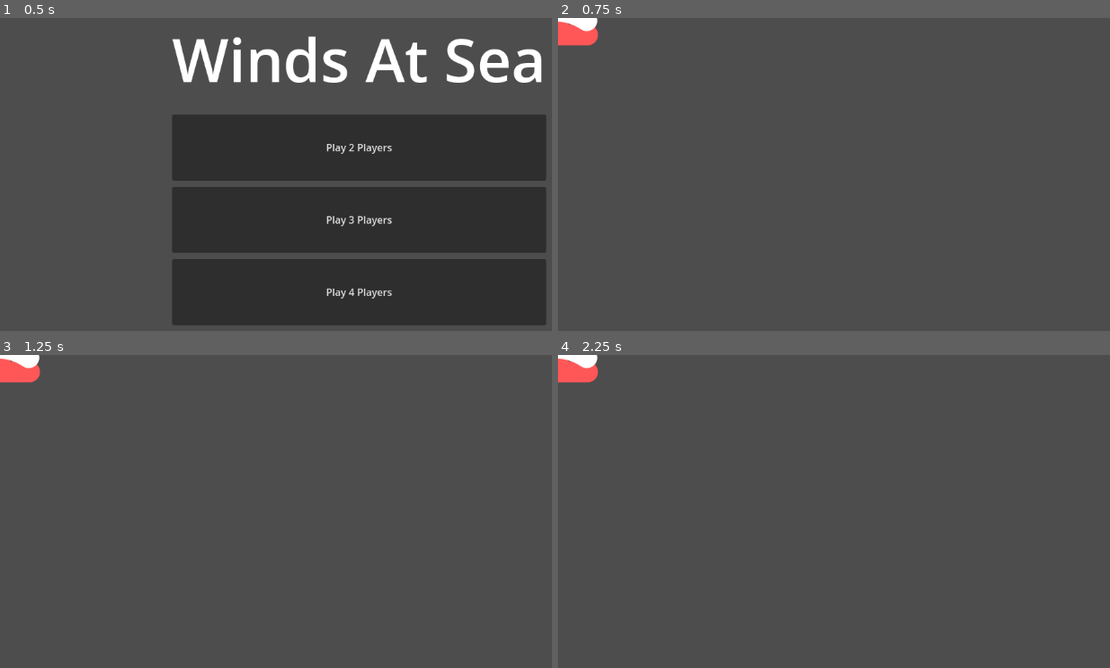
Above: before the commit, frames 1-4 (two rows, left to right).
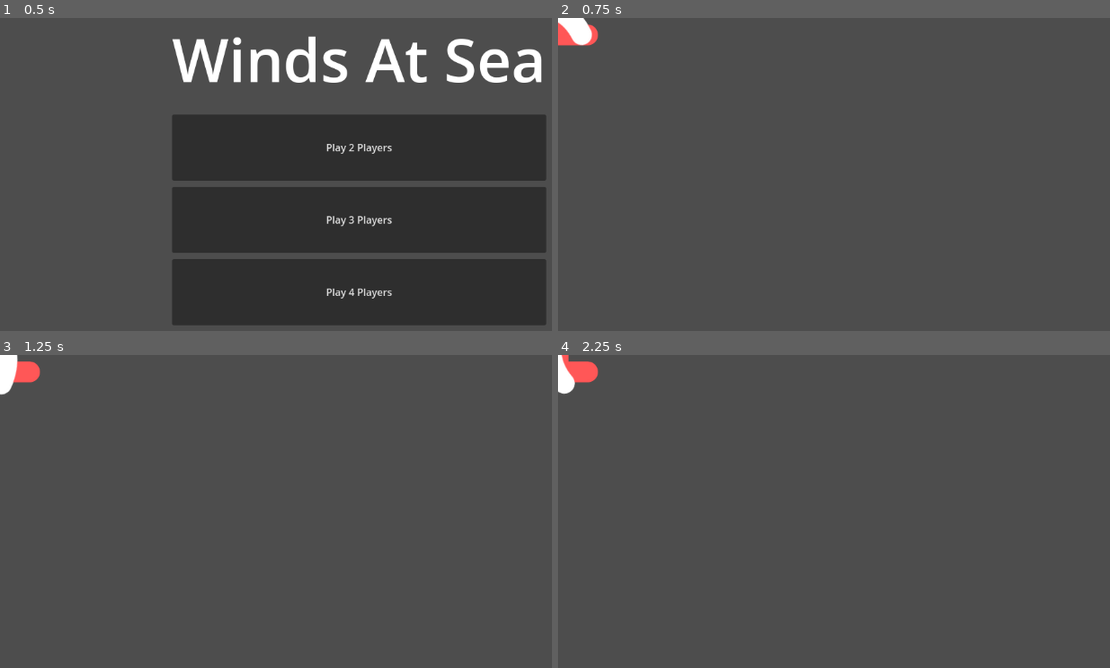
Above: after the commit, the same moments.

Repository: snuggyizme/WindsAtSea
Game: Godot game, scene res://Scenes/menu_wip.tscn
The game is run twice, just before and just after one commit, with the same random seed, the same clock (stepped at 60 frames per second) and the same inputs. The project has no main scene, so this scene is started directly.
Inputs:
- Up to frame 1 (0.5 s): no input
- Up to frame 2 (0.75 s): click "Play 2 Players" at 0.5 s
- Up to frame 3 (1.25 s): no input
- Up to frame 4 (2.25 s): tap Enter at 2 s

Frame 1 is identical in both runs. In frame 2, 0.3% of the frame differs, in the area x 0-8%, y 0-9%; in frame 3, 0.4%; in frame 4, 0.4%, in the area x 0-8%, y 0-13%.

Commit message:
20/12/25 : Sail Turning + Wind

Diff:
--- a/Scenes/boat.tscn
+++ b/Scenes/boat.tscn
@@ -1,8 +1,9 @@
-[gd_scene load_steps=5 format=3 uid="uid://cuctehftra5o4"]
+[gd_scene load_steps=6 format=3 uid="uid://cuctehftra5o4"]
 
 [ext_resource type="Script" uid="uid://c6air2pra5uc4" path="res://Scenes/playercontroller.gd" id="1_badgh"]
 [ext_resource type="Texture2D" uid="uid://bandua755ctme" path="res://Assets/Boats/player1.png" id="1_g7r5y"]
 [ext_resource type="Texture2D" uid="uid://blp4alkd3lsa4" path="res://Assets/Boats/sail.png" id="2_badgh"]
+[ext_resource type="Script" uid="uid://d2m5costu1t40" path="res://Scenes/rotateSail.gd" id="4_tcwdh"]
 
 [sub_resource type="RectangleShape2D" id="RectangleShape2D_tcwdh"]
 size = Vector2(114, 80)
@@ -10,8 +11,6 @@
 [node name="Boat" type="CharacterBody2D"]
 motion_mode = 1
 script = ExtResource("1_badgh")
-speed = 3.0
-turning = 3.0
 
 [node name="BoatSprite" type="Sprite2D" parent="."]
 texture = ExtResource("1_g7r5y")
@@ -21,3 +20,4 @@
 
 [node name="SailSprite" type="Sprite2D" parent="."]
 texture = ExtResource("2_badgh")
+script = ExtResource("4_tcwdh")
--- a/Scenes/playercontroller.gd
+++ b/Scenes/playercontroller.gd
@@ -1,7 +1,8 @@
 extends CharacterBody2D
 
-@export var speed: float
-@export var turning: float
+var acceleration: float
+var speed: float
+var turning: float
 
 @onready var playerNumber = get_parent().name
 
@@ -9,5 +10,47 @@
 	if playerToAxis(playerNumber):
 		rotation_degrees += turning * delta
 
+
 func playerToAxis(pNo):
 	return Input.get_axis("player" + pNo + "left", "player" + pNo + "right")
+
+func windToSpeed(wind, boatForward) -> Dictionary:
+	var export = {}
+
+	var alignment = boatForward.dot(wind)
+	var band: int
+
+	if alignment < -0.8:
+		band = 0
+	elif alignment < -0.5:
+		band = 1
+	elif alignment < 0:
+		band = 2
+	elif alignment < 0.8:
+		band = 3
+	elif alignment <= 1:
+		band = 4
+
+	match band:
+		0:
+			export["topSpeed"] = 2.0
+			export["acceleration"] = 1.25
+			export["turning"] = 2.5
+		1:
+			export["topSpeed"] = 3.0
+			export["acceleration"] = 1.25
+			export["turning"] = 2.75
+		2:
+			export["topSpeed"] = 2.0
+			export["acceleration"] = 1.25
+			export["turning"] = 2.5
+		3:
+			export["topSpeed"] = 2.0
+			export["acceleration"] = 1.25
+			export["turning"] = 2.5
+		4:
+			export["topSpeed"] = 2.0
+			export["acceleration"] = 1.25
+			export["turning"] = 2.5
+
+	return export
--- a/Scenes/players.gd
+++ b/Scenes/players.gd
@@ -2,7 +2,8 @@
 
 var boat = preload("res://Scenes/boat.tscn")
 
-func _enter_tree():
+func _ready():
+	print("hobgoblin oysters")
 	for i in range(GlobalTools.playerCount):
 		var node = Node.new()
 		node.name = str(i + 1)
--- /dev/null
+++ b/Scenes/rotateSail.gd
@@ -0,0 +1,4 @@
+extends Sprite2D
+
+func _process(_delta):
+	rotation = Aeolus.windDirection.angle()
--- a/Scripts/world.gd
+++ b/Scripts/world.gd
@@ -1,4 +1,9 @@
 extends Node2D
 
-var windDirection = Vector2(1, 0)
+var windDirection = Vector2.RIGHT
 var windStrength = 1.0
+var windDirectionAngle: float
+
+func _process(_delta):
+	windDirectionAngle += 0.0005
+	windDirection = windDirection.rotated(windDirectionAngle)
--- a/project.godot
+++ b/project.godot
@@ -16,7 +16,7 @@
 
 [autoload]
 
-World="*res://Scripts/world.gd"
+Aeolus="*res://Scripts/world.gd"
 GlobalTools="*res://Scripts/tools.gd"
 
 [input]
Not shown, added: Scenes/rotateSail.gd.uid
